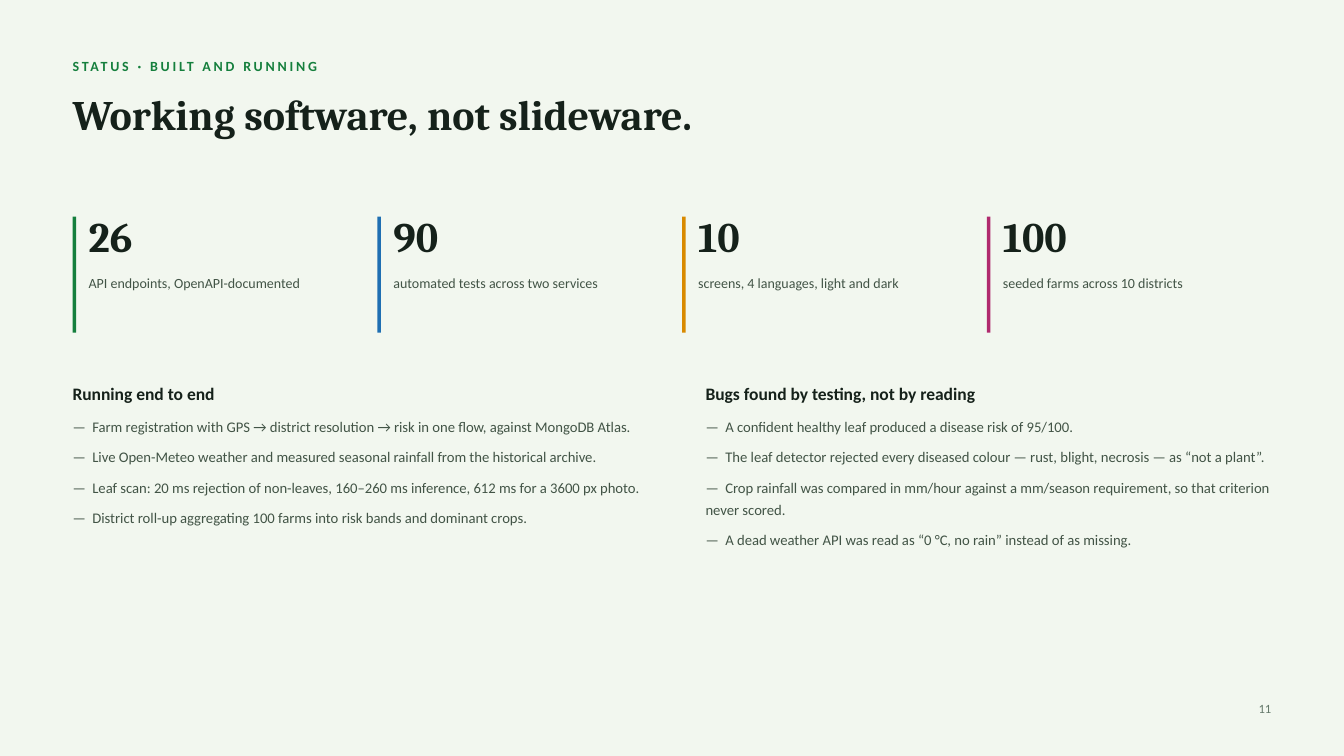
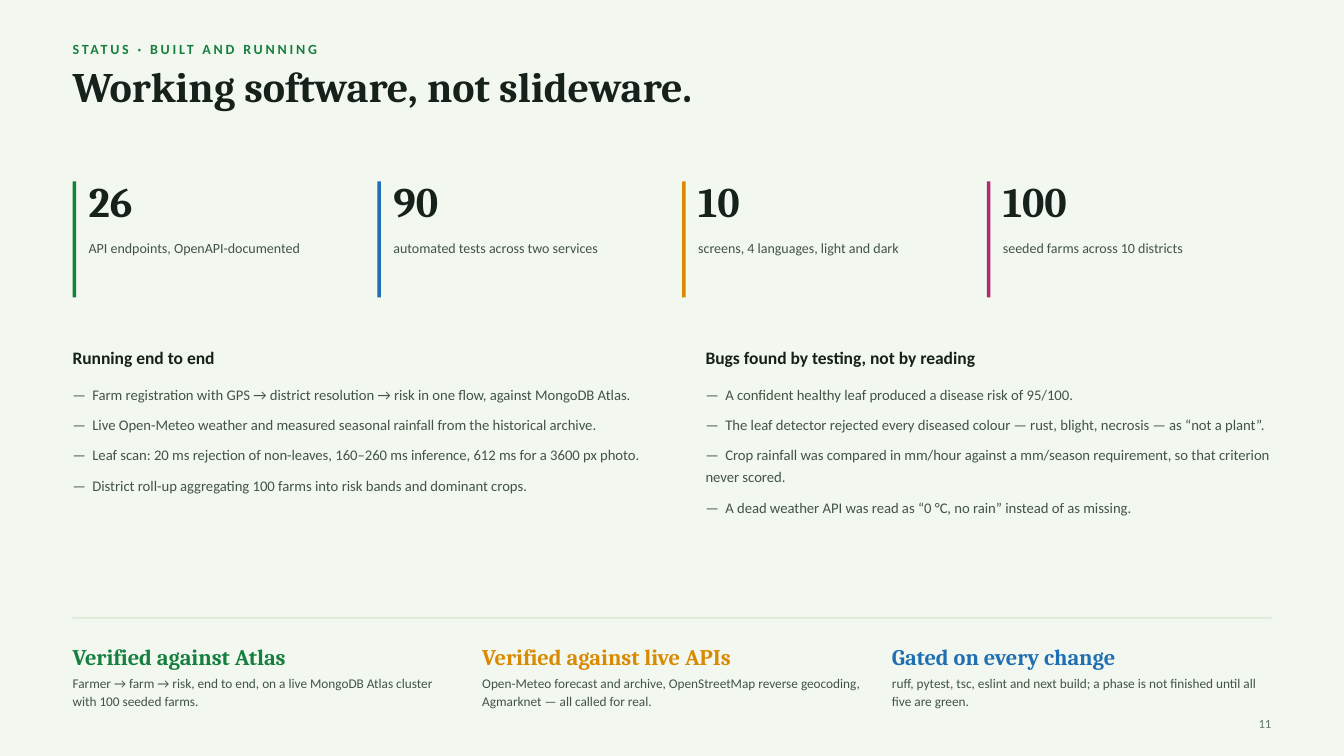
Before and after one commit to AkshatSharmaXD/AgriMitra-Climate, a slide deck: slide 11 of docs/AgriMitra-Climate-Deck.pptx. Drawn at 1344x756 pixels with LibreOffice and Linux fonts; fonts in the diff are those of the drawing. Boxes give left, top, right and bottom in pixels: in the first picture for what was removed or moved away, otherwise in the second. Text is boxed around its words. In the diff, an @@ line names an element or a change of style, - is before the commit and + after.

```diff
--- a/docs/AgriMitra-Climate-Deck.pptx
+++ b/docs/AgriMitra-Climate-Deck.pptx
@@ text "STATUS · BUILT AND RUNNING": place and size @@
-text "STATUS · BUILT AND RUNNING" at box(73, 50, 1271, 81)
+text "STATUS · BUILT AND RUNNING" at box(73, 34, 1271, 63)
@@ text "Working software, not slideware.": place and size @@
-text "Working software, not slideware." at box(73, 100, 692, 140)
+text "Working software, not slideware." at box(73, 72, 692, 112)
@@ 10 texts, 4 rectangles: place and size @@
-10 texts, 4 rectangles at box(73, 217, 1183, 403)
+10 texts, 4 rectangles at box(73, 181, 1183, 367)
@@ text "— Farm registration with GPS ...": place and size @@
-text "— Farm registration with GPS ..." at box(92, 422, 639, 526)
+text "— Farm registration with GPS ..." at box(92, 390, 639, 494)
@@ text "— A confident healthy leaf ...": place and size @@
-text "— A confident healthy leaf ..." at box(706, 422, 1269, 548)
+text "— A confident healthy leaf ..." at box(706, 390, 1269, 516)
@@ line added from (73, 618) to (1271, 618), #CFE0C8 0.75 pt @@
@@ text added at box(73, 649, 286, 670), 16 pt, text #157F3D, bold @@
+Verified against Atlas
@@ text added at box(482, 649, 731, 670), 16 pt, text #D98A00, bold @@
+Verified against live APIs
@@ text added at box(892, 649, 1115, 670), 16 pt, text #1F6FB2, bold @@
+Gated on every change
@@ text added at box(73, 678, 432, 706), 9.5 pt, text #425446 @@
+Farmer → farm → risk, end to end, on a live MongoDB Atlas cluster with 100 seeded farms.
@@ text added at box(482, 678, 860, 709), 9.5 pt, text #425446 @@
+Open-Meteo forecast and archive, OpenStreetMap reverse geocoding, Agmarknet — all called for real.
@@ text added at box(892, 678, 1255, 709), 9.5 pt, text #425446 @@
+ruff, pytest, tsc, eslint and next build; a phase is not finished until all five are green.
@@ text "11": place and size @@
-text "11" at box(1259, 705, 1272, 713)
+text "11" at box(1259, 720, 1272, 728)
```
Also in this commit, not shown: 12 other slides changed, 6 slides added, 2 other files.
